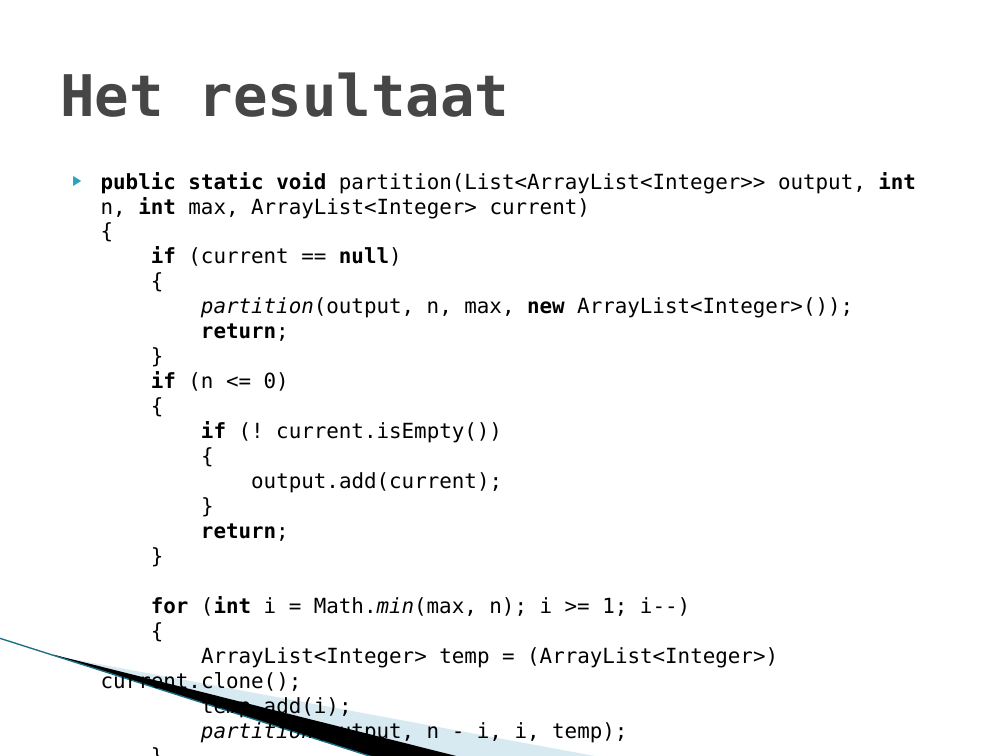
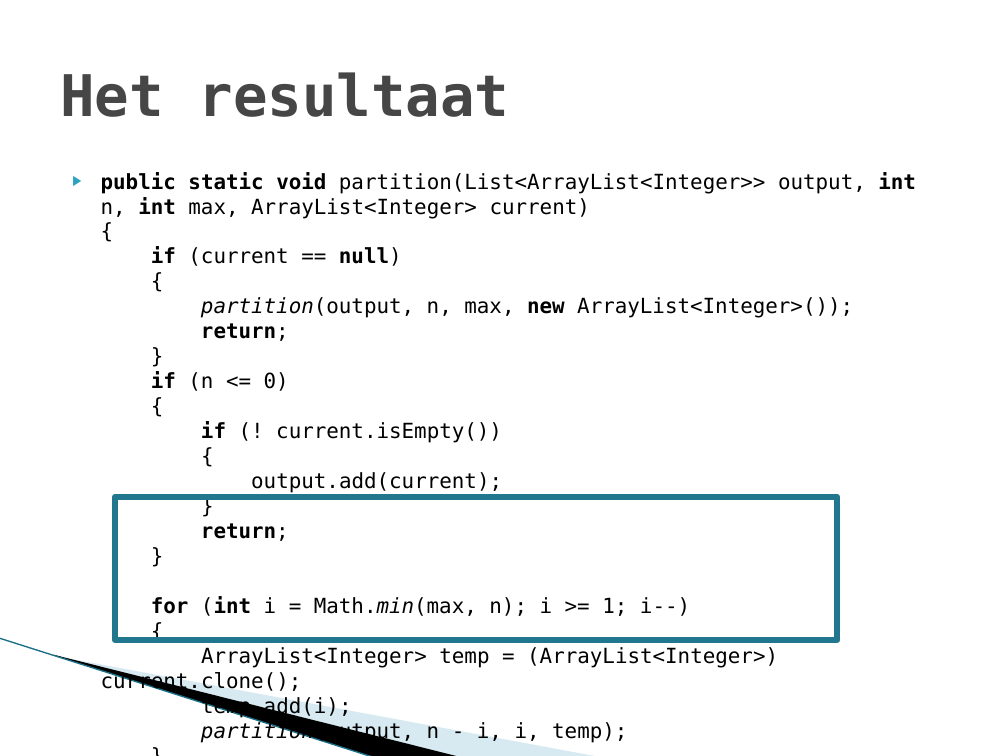
Before and after one commit to Green7izard/AP-AA, a slide deck: slide 4 of Week1/Week 1 - Partitions.pptx. Drawn at 1008x756 pixels with LibreOffice and Linux fonts; fonts in the diff are those of the drawing; background and template pictures are left out. Boxes give left, top, right and bottom in pixels: in the first picture for what was removed or moved away, otherwise in the second. Text is boxed around its words. In the diff, an @@ line names an element or a change of style, - is before the commit and + after.

```diff
--- a/Week1/Week 1 - Partitions.pptx
+++ b/Week1/Week 1 - Partitions.pptx
@@ rectangle added at box(115, 497, 838, 640), outline #21788D 4.33 pt @@
```
Also in this commit, not shown: 1 other slide changed.
